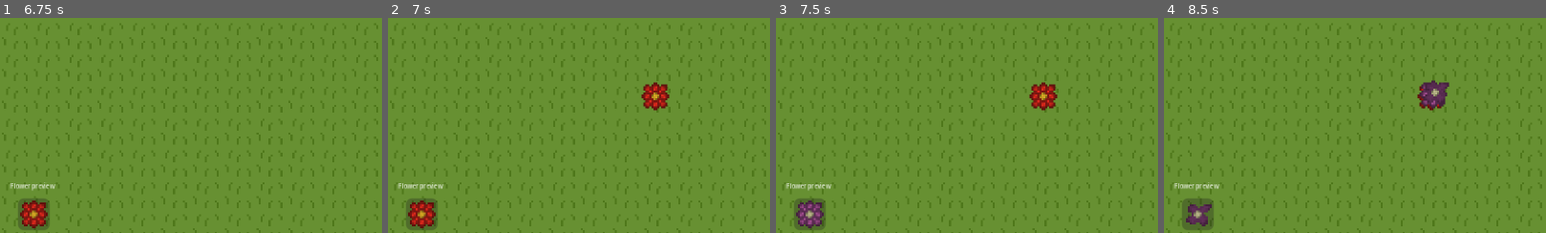
Above: before the commit, frames 1-4 (left to right).
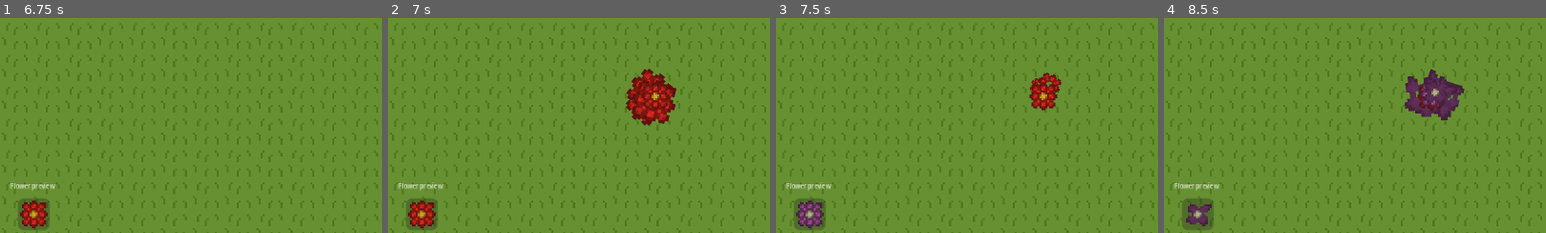
Above: after the commit, the same moments.

Repository: thejenske-dev/Godot-bloemGame
Game: Godot game, scene res://Scenes/test/main.tscn
Same seed, same stepped clock (60 frames per second), same inputs: the game is played once before the commit and once after it. Sound files missing from this copy of the repository are replaced by a short silence.
Inputs (mouse positions are % of the whole screen's width and height, from its top left):
- Up to frame 1 (6.75 s): click (40, 89) at 0.52 s; tap Enter at 1.25 s; move the mouse to (5, 52) at 1.27 s; hold Right (arrow_right) 1.28-2.03 s; click (5, 52) at 1.35 s; tap R (Reset) every 0.75 s from 2 to 5 s; move the mouse to (40, 88) at 2.02 s; hold Down (arrow_down) 2.03-2.78 s; click (40, 88) at 2.1 s; move the mouse to (45, 88) at 2.77 s; hold Right (arrow_right) 2.78-3.53 s; tap 1 (Main_1) at 2.85 s; click (45, 88) at 3.05 s; move the mouse to (50, 88) at 3.52 s; hold Up (arrow_up) 3.53-4.28 s; tap 2 (Main_2) at 3.6 s; click (50, 88) at 3.8 s; move the mouse to (55, 88) at 4.27 s; hold Left (arrow_left) 4.28-5.78 s; tap 3 (Main_3) at 4.35 s; click (55, 88) at 4.55 s; move the mouse to (61, 88) at 5.02 s; tap 4 (Main_4) at 5.1 s; click (61, 88) at 5.3 s; move the mouse to (66, 88) at 5.77 s; hold Down (arrow_down) 5.78-6.53 s; tap 5 (Main_5) at 5.85 s; click (66, 88) at 6.05 s; move the mouse to (35, 25) at 6.52 s; hold Right (arrow_right) from 6.53 s (still down); tap 6 (Main_6) at 6.6 s
- Up to frame 2 (7 s): keep holding Right (arrow_right); click (35, 25) at 6.8 s
- Up to frame 3 (7.5 s): move the mouse to (35, 24) at 7.27 s; release Right (arrow_right) at 7.28 s; hold Up (arrow_up) from 7.28 s (still down); tap Keypad 1 (Numpad_1) at 7.35 s
- Up to frame 4 (8.5 s): click (35, 24) at 7.55 s; move the mouse to (36, 24) at 8.02 s; release Up (arrow_up) at 8.03 s; hold Right (arrow_right) from 8.03 s (still down); tap Keypad 2 (Numpad_2) at 8.1 s; click (36, 24) at 8.3 s
The pictures show only the part of the screen within x 0-50%, y 7-57%; the shares and areas given below are measured in that part.

Frame 1 is identical in both runs. In frame 2, 1.8% of the frame differs, in the area x 62-76%, y 23-51%; in frame 3, 0.4%; in frame 4, 1.6%.

Commit message:
Added Particles when placing flowers

Diff:
--- a/Scenes/flower_manager.tscn
+++ b/Scenes/flower_manager.tscn
@@ -1,11 +1,40 @@
 [gd_scene format=3 uid="uid://1x3mulng1xbq"]
 
 [ext_resource type="Script" uid="uid://heaxla2guqaj" path="res://flower_manager.gd" id="1_vvjlc"]
+[ext_resource type="Texture2D" uid="uid://bq7v55wivk1y8" path="res://graphics/Flowers/Grayscale_flowerLeaves.png" id="2_34k0u"]
 [ext_resource type="AudioStream" uid="uid://bd4owbukn7clu" path="res://Sound/Flower_plant.wav" id="2_p4m3t"]
 [ext_resource type="AudioStream" uid="uid://bkapnudnhw5e8" path="res://Sound/Flower_delete.wav" id="3_mg8eo"]
 
+[sub_resource type="Curve" id="Curve_06cqm"]
+_limits = [0.0, 2.0, 0.0, 1.0]
+_data = [Vector2(0.007978726, 1.7311271), 0.0, 0.0, 0, 0, Vector2(0.9920212, 0), 0.0, 0.0, 0, 0]
+point_count = 2
+
 [node name="FlowerManager" type="Node2D" unique_id=2015380591]
 script = ExtResource("1_vvjlc")
+
+[node name="Particles" type="Node2D" parent="." unique_id=1370962910]
+
+[node name="place_flower" type="CPUParticles2D" parent="Particles" unique_id=908752617]
+visibility_layer = 2
+texture_filter = 1
+emitting = false
+amount = 10
+texture = ExtResource("2_34k0u")
+lifetime = 0.5
+one_shot = true
+emission_shape = 1
+emission_sphere_radius = 7.06
+particle_flag_align_y = true
+spread = 180.0
+gravity = Vector2(1, 1)
+radial_accel_min = 20.0
+radial_accel_max = 50.0
+scale_amount_min = 0.5
+scale_amount_curve = SubResource("Curve_06cqm")
+anim_speed_min = 0.5
+anim_speed_max = 1.0
+anim_offset_max = 1.0
 
 [node name="Sound" type="Node2D" parent="." unique_id=411097061]
 
--- a/flower_manager.gd
+++ b/flower_manager.gd
@@ -32,6 +32,9 @@
 var current_leave_id = 0
 var laeve_part = leave_parts[0]
 
+#Particals
+@onready var place_flower: CPUParticles2D = $Particles/place_flower
+
 signal update_preview(center_color,leave_color,leave_part)
 signal save_flower(center_color,leave_color,leave_part,slot)
 
@@ -58,6 +61,10 @@
 		#Set the color of the flower
 		new_flower.changeColor(flowerColor_center,flowerColor_leaves)
 		new_flower.changeLeaves(laeve_part)
+		#Set particles
+		setParticles(flowerColor_leaves,laeve_part)
+		place_flower.position = flower_pos
+		place_flower.emitting = true
 		#Play the placing sound, with a random range pitch
 		sound_place_flower.pitch_scale = randf_range(pl_min_pith,pl_max_pitch)
 		sound_place_flower.play()
@@ -177,3 +184,8 @@
 		flowerColor_leaves = leaves
 		laeve_part = leave_sprite
 		update_preview.emit(flowerColor_center,flowerColor_leaves,laeve_part)
+
+func setParticles(color,sprite) -> void:
+	var texture = load(sprite)
+	place_flower.texture = texture
+	place_flower.self_modulate = color
